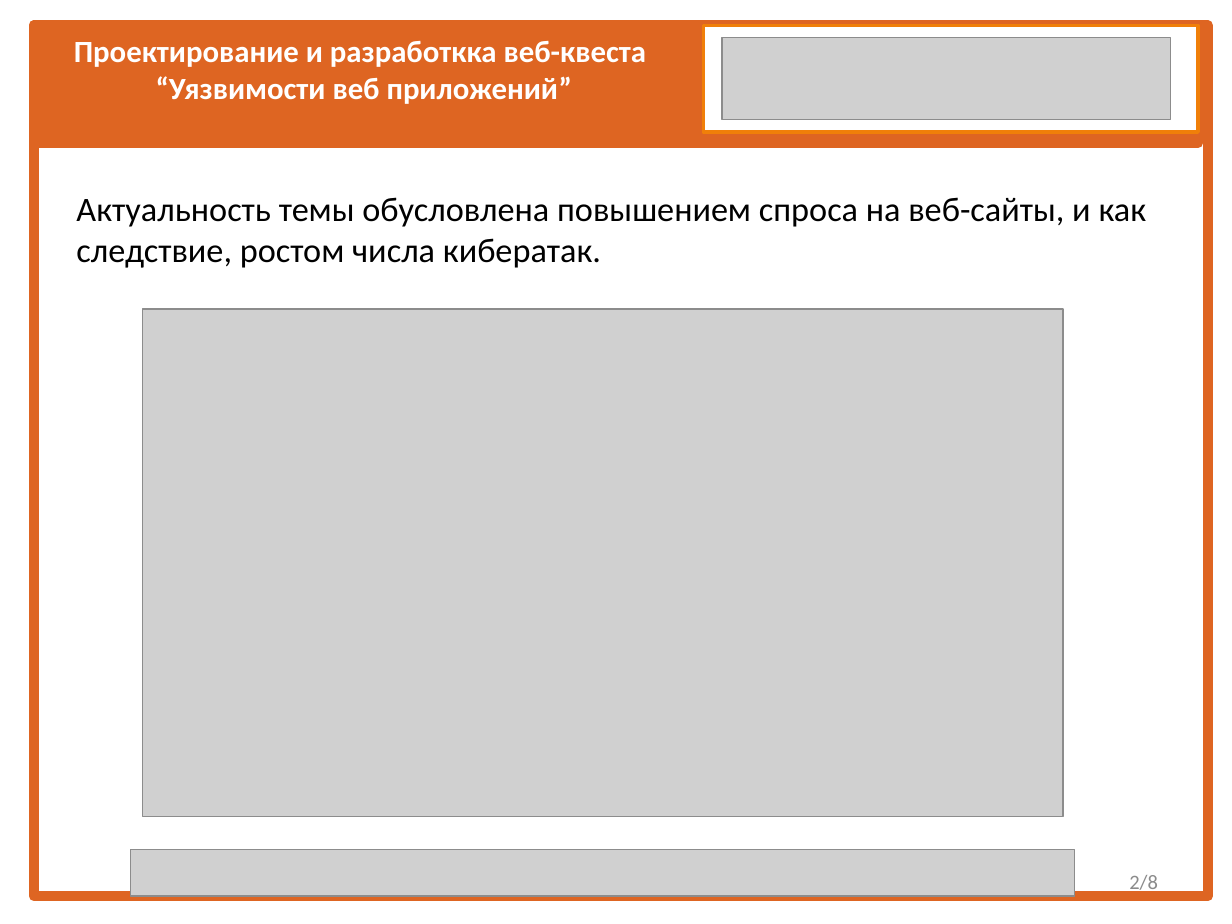
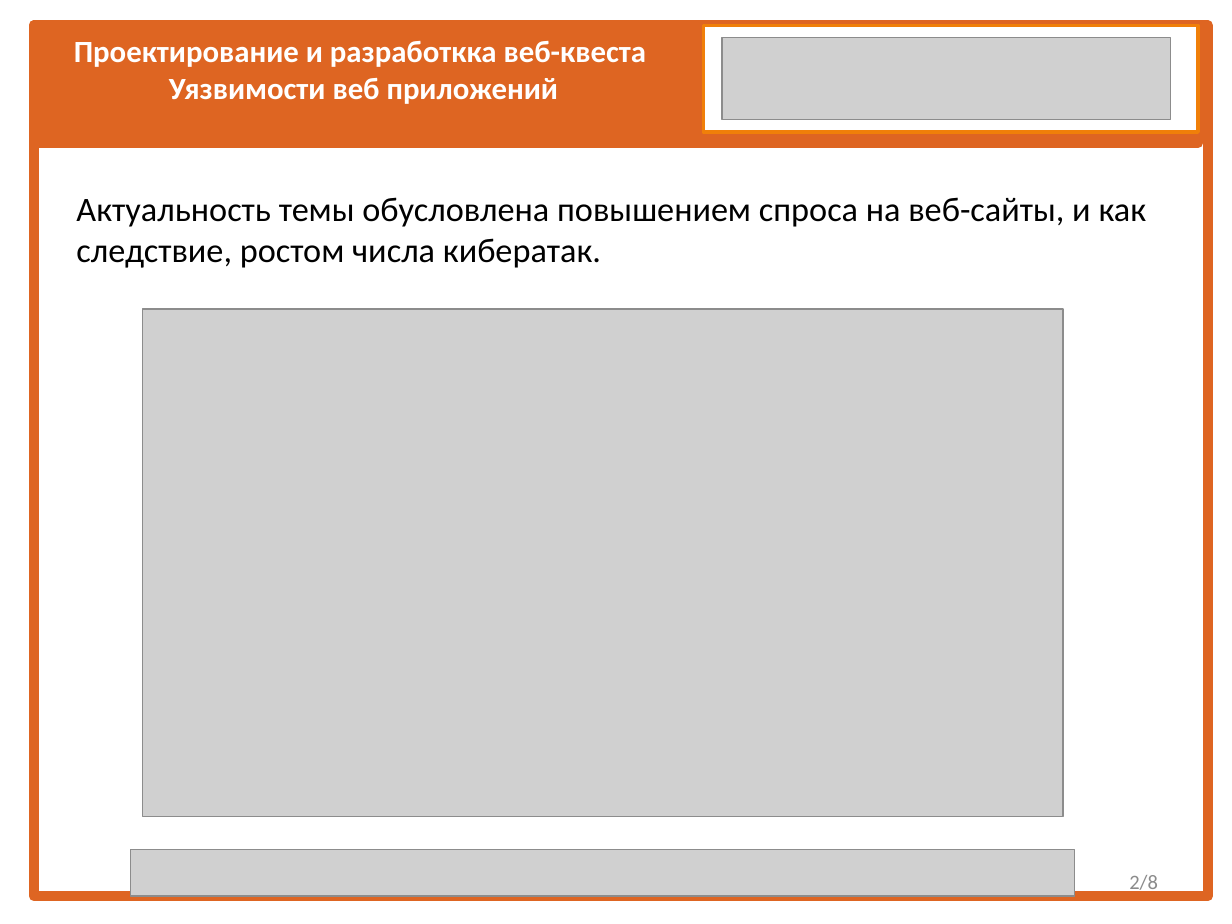
Before and after one commit to Rikishi1488/-, a slide deck: slide 2 of Презентация_шаблон_для защиты КП.pptx. Drawn at 1232x924 pixels with LibreOffice and Linux fonts; fonts in the diff are those of the drawing; grey boxes stand for pictures. Boxes give left, top, right and bottom in pixels: in the first picture for what was removed or moved away, otherwise in the second. Text is boxed around its words. In the diff, an @@ line names an element or a change of style, - is before the commit and + after.

```diff
--- a/Презентация_шаблон_для защиты КП.pptx
+++ b/Презентация_шаблон_для защиты КП.pptx
@@ text at box(169, 78, 558, 104): text changed @@
-“Уязвимости веб приложений”
+Уязвимости веб приложений
```
Also in this commit, not shown: 7 other slides changed, 1 other file.
